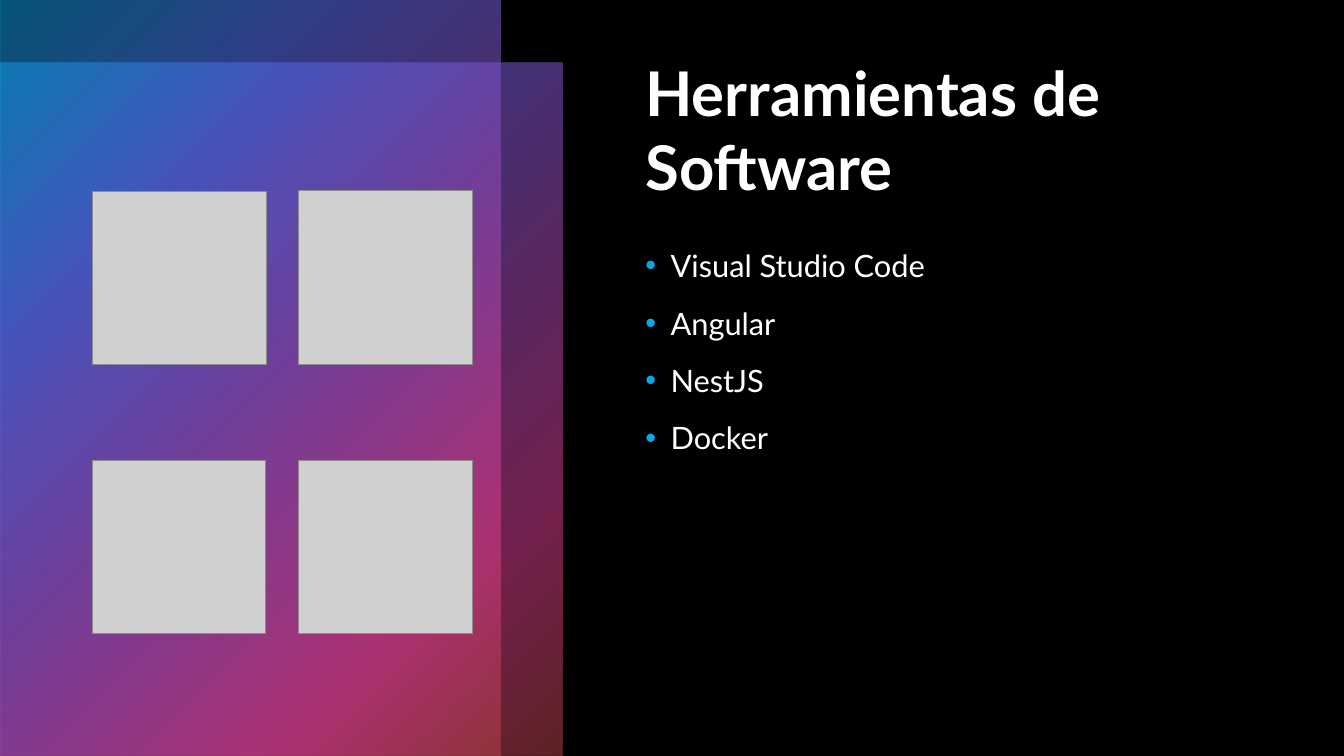
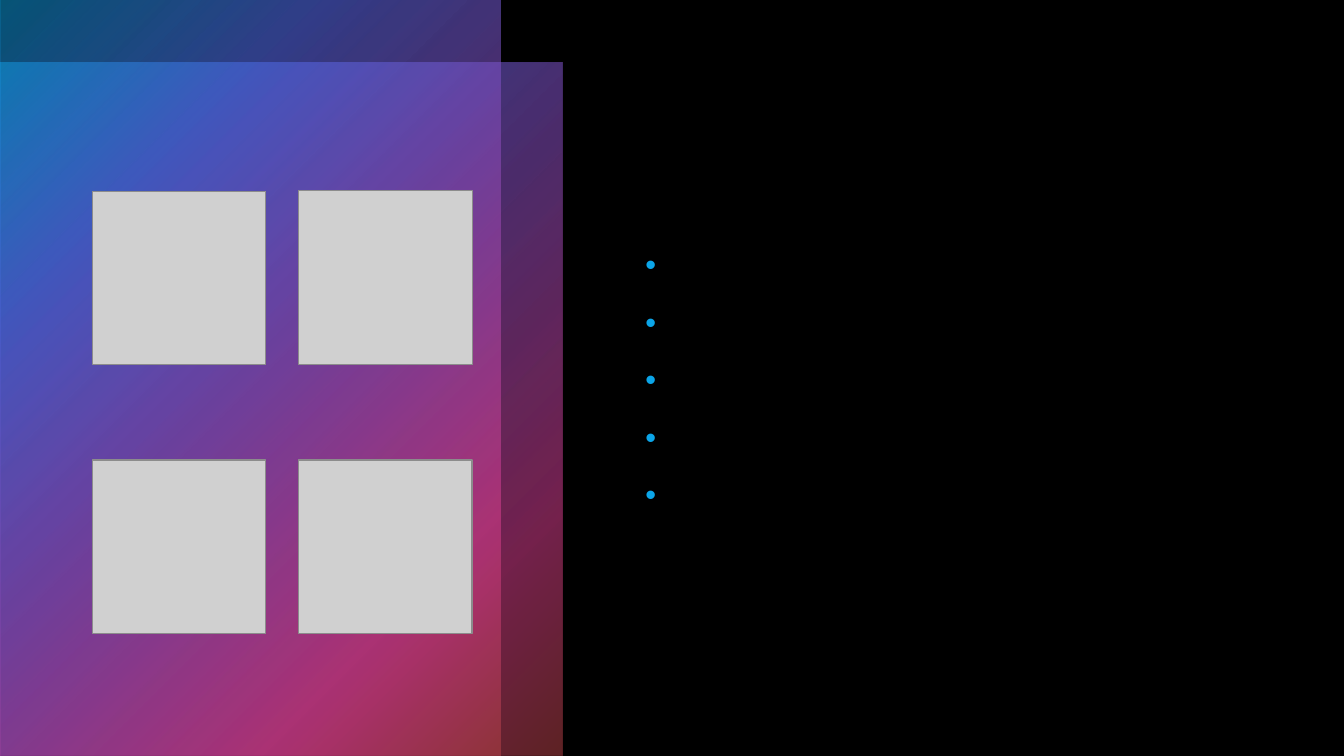
Before and after one commit to Neoarmadam/Proyecto_Final_DAW, a slide deck: slide 3 of Presentación.pptx. Drawn at 1344x756 pixels with LibreOffice and Linux fonts; fonts in the diff are those of the drawing; grey boxes stand for pictures. Boxes give left, top, right and bottom in pixels: in the first picture for what was removed or moved away, otherwise in the second. Text is boxed around its words. In the diff, an @@ line names an element or a change of style, - is before the commit and + after.

```diff
--- a/Presentación.pptx
+++ b/Presentación.pptx
@@ title removed at [645, 70, 1100, 191] @@
-Herramientas de Software
@@ text removed at [671, 254, 925, 450] @@
-• Visual Studio Code
-• Angular
-• NestJS
-• Docker
```
Also in this commit, not shown: 8 other slides changed, 1 slide added, 1 slide removed, 1 other file.
